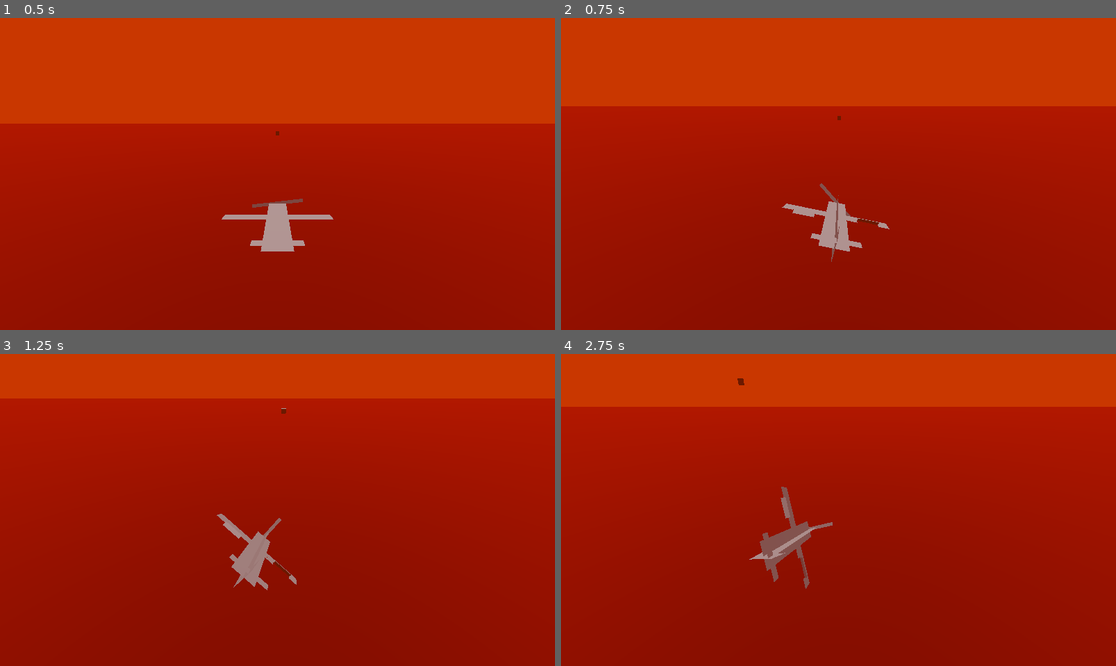
Above: before the commit, frames 1-4 (two rows, left to right).
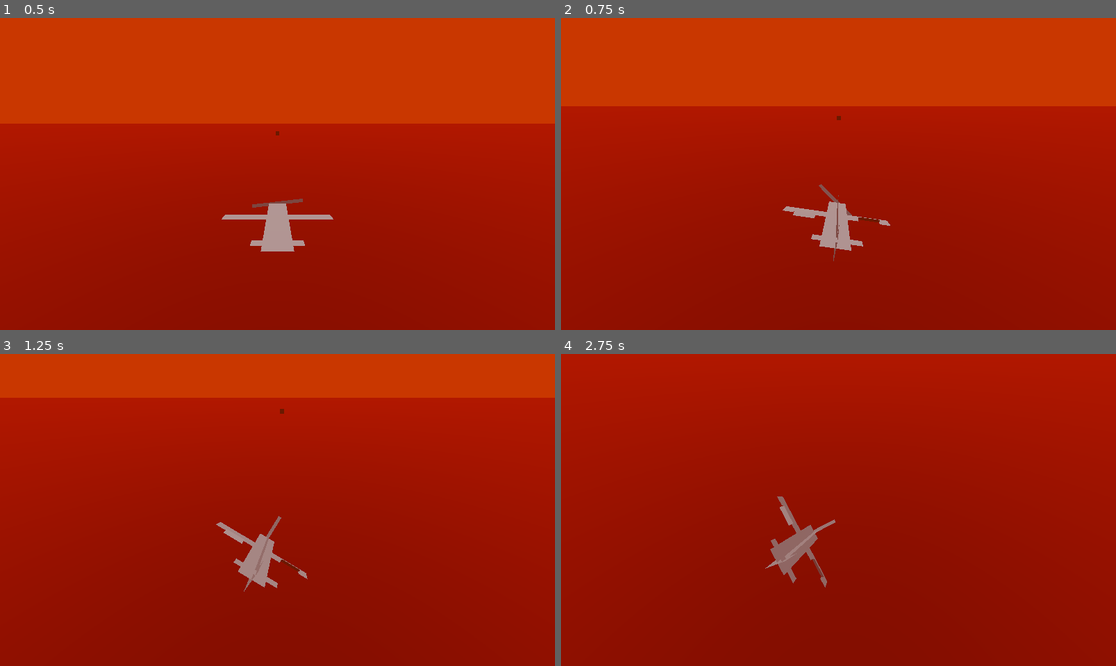
Above: after the commit, the same moments.

Repository: proximadams/Paper-Pilots
Game: Godot game, scene res://scenes/level.tscn
The game is run twice, just before and just after one commit, with the same random seed, the same clock (stepped at 60 frames per second) and the same inputs.
Inputs:
- Up to frame 1 (0.5 s): no input
- Up to frame 2 (0.75 s): hold Right (move_right) from 0.53 s (still down); hold J (shoot) from 0.53 s (still down)
- Up to frame 3 (1.25 s): keep holding Right (move_right); keep holding J (shoot)
- Up to frame 4 (2.75 s): release Right (move_right) at 1.28 s; release J (shoot) at 1.28 s; hold Down (move_down) 1.28-2.03 s; tap J (shoot) at 1.35 s; hold Right (move_right) from 2.03 s (still down); hold J (shoot) from 2.03 s (still down)

Frame 1 is identical in both runs. In frame 2, 0.3% of the frame differs, in the area x 39-60%, y 31-79%; in frame 3, 1.0%; in frame 4, 18%, in the area x 0-100%, y 0-76%.

Commit message:
turn speed changes based on propulsion speed

Diff:
--- a/scripts/player.gd
+++ b/scripts/player.gd
@@ -4,7 +4,7 @@
 const MAX_PROPELLOR_SPEED   : float = 20.0
 const MOVE_ACCELERATION     : float = 100.0
 const PROPELLOR_ACCELERATION: float = 50.0
-const SHOOT_DECCELERATION   : float = 1000.0
+const SHOOT_DECCELERATION   : float = 5000.0
 const TILT_DOWN_SPEED       : float = 100.0
 const WING_DEGREES          : float = 45.0
 
@@ -45,11 +45,12 @@
 	move_and_slide()
 
 func handle_rotation(delta: float) -> void:
+	var speedMultX = 0.6 + (0.001 * (sqrt(propulsionSpeed * abs(fallSpeed))))
+	var speedMultY = 0.5 + (0.0007 * (sqrt(propulsionSpeed * abs(fallSpeed))))
 	var inputDirection = get_input_direction()
 	if 0.0 < propulsionSpeed or rad_to_deg(rotation.x) < 80.0 or 100.0 < rad_to_deg(rotation.x):
-		rotate_object_local(Vector3.RIGHT, delta * inputDirection.y)
-	rotate_object_local(Vector3.FORWARD, delta * inputDirection.x)
-	# rotate_object_local(Vector3.RIGHT, delta * (TILT_DOWN_SPEED/max(1.0, propulsionSpeed) * (1.0 - sqrt(abs(global_basis.z.normalized().y)))))
+		rotate_object_local(Vector3.RIGHT, delta * inputDirection.y * speedMultY)
+	rotate_object_local(Vector3.FORWARD, delta * inputDirection.x * speedMultX)
 	if rad_to_deg(rotation.x) < 80.0 or 100.0 < rad_to_deg(rotation.x):
 		rotation.x += delta * max(0.0, max(0.0, TILT_DOWN_SPEED/propulsionSpeed) - 0.1)
 
